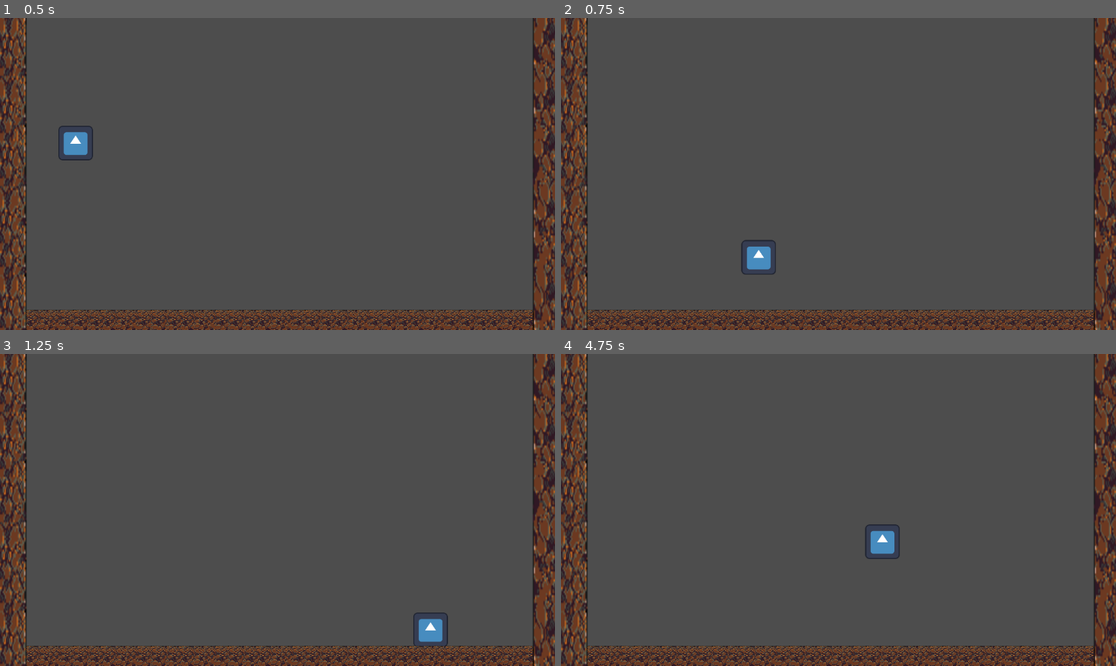
Above: before the commit, frames 1-4 (two rows, left to right).
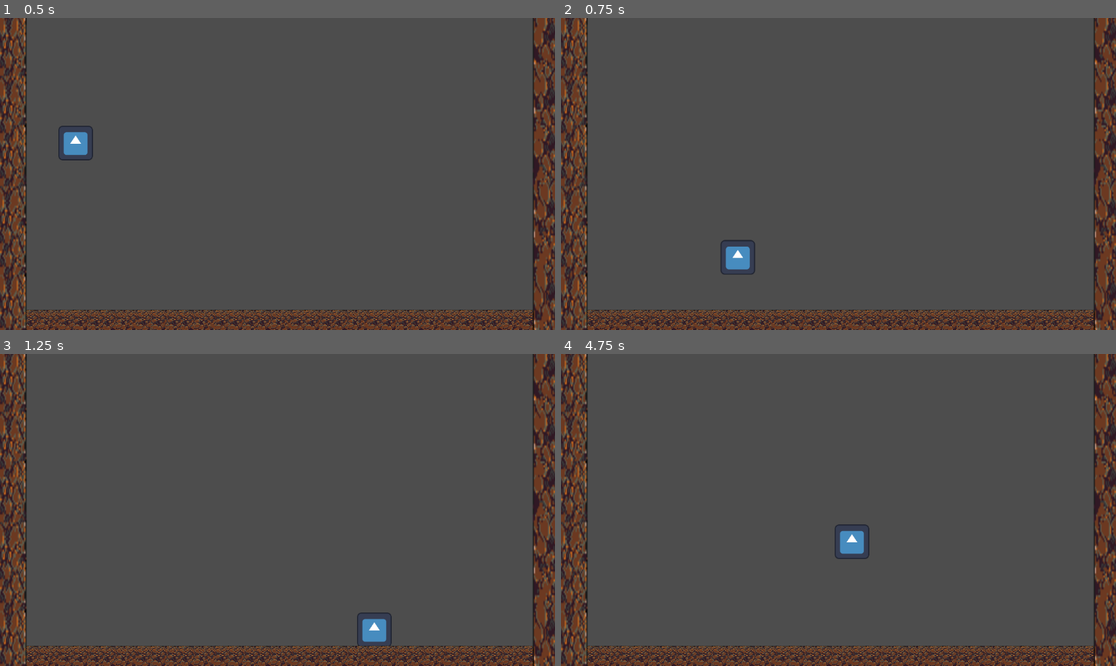
Above: after the commit, the same moments.

Repository: srrod92/MovimientoGodotRodGonzalez
Game: Godot game, scene res://main.tscn
Same seed, same stepped clock (60 frames per second), same inputs: the game is played once before the commit and once after it. The engine's default icon, where the game draws it, is replaced by a stand-in: a white triangle on a blue panel in a dark square.
Inputs:
- Up to frame 1 (0.5 s): no input
- Up to frame 2 (0.75 s): hold Right (right) from 0.53 s (still down); tap X (dash) at 0.6 s
- Up to frame 3 (1.25 s): keep holding Right (right); tap C (jump) at 0.77 s
- Up to frame 4 (4.75 s): tap Z (climb) at 1.35 s; tap C (jump) at 1.52, 3.02, 3.77, 4.52 s; tap X (dash) at 1.55, 2.1, 2.85, 3.8, 4.35 s; release Right (right) at 2.03 s; hold Left (lefth) 2.03-2.78 s; hold Right (right) 2.78-4.28 s; hold Z (climb) 3.53-4.28 s; hold Left (lefth) from 4.28 s (still down)

Frame 1 is identical in both runs. In frame 2, 0.7% of the frame differs, in the area x 28-39%, y 71-83%; in frame 3, 0.8%; in frame 4, 0.8%, in the area x 49-62%, y 54-66%.

Commit message:
finalisima
se modificaron algunos valores de constantes

Diff:
--- a/mc.gd
+++ b/mc.gd
@@ -3,7 +3,7 @@
 
 const SPEED = 600.0
 const JUMP_VELOCITY = 800.0
-const DASH_VELOCITY = 1000.0
+const DASH_VELOCITY = 1200.0
 const TIMETOFALL = 3
 var timeToFall = TIMETOFALL
 var canDash = true
@@ -76,7 +76,7 @@
 		canJump = false
 
 
-	if Input.is_action_pressed("right"):  #movimiento a la derecha
+	if Input.is_action_pressed("right")and not isDashing:  #movimiento a la derecha
 		position.x += SPEED*delta
 
 	if (not Input.is_action_pressed("right") or not Input.is_action_pressed("lefth")) and not isDashing: # si no apreta las teclas de movimiento lateral y no dashea detiene la fuerza en el eje x
@@ -98,15 +98,15 @@
 
 	if Input.is_action_just_pressed("dash") and canDash and not isDashing:   #chequea si puede dashear al presionar el boton de dash
 		if Input.is_action_pressed("lefth") and Input.is_action_pressed("up")and not isDashing:  #dash para arriba izquierda
-			velocity.x -= DASH_VELOCITY/1.5
-			velocity.y -= DASH_VELOCITY/1.5
+			velocity.x -= DASH_VELOCITY/1.2
+			velocity.y -= DASH_VELOCITY/1.8
 			canDash = false
 			isDashing = true
 			print("Dashea en diagonal izquierda")
 
 		if Input.is_action_pressed("right") and Input.is_action_pressed("up")and not isDashing:  #dash para arriba izquierda
-					velocity.x += DASH_VELOCITY/1.5
-					velocity.y -= DASH_VELOCITY/1.5
+					velocity.x += DASH_VELOCITY/1.2
+					velocity.y -= DASH_VELOCITY/1.8
 					canDash = false
 					isDashing = true
 
Not shown, changed: README.md
